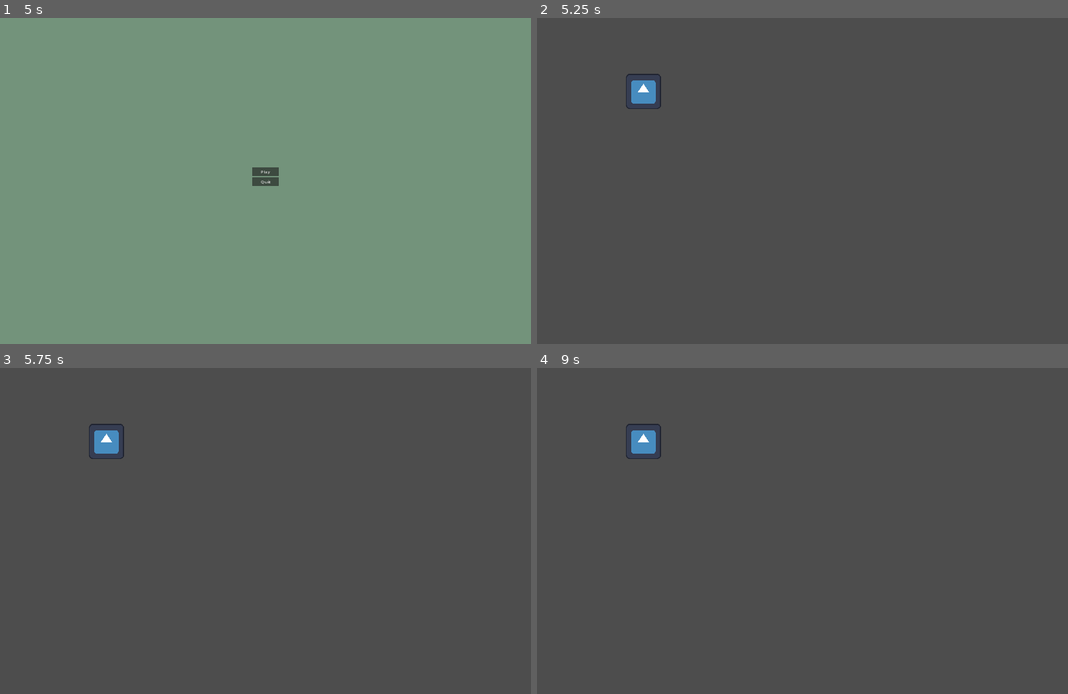
Above: before the commit, frames 1-4 (two rows, left to right).
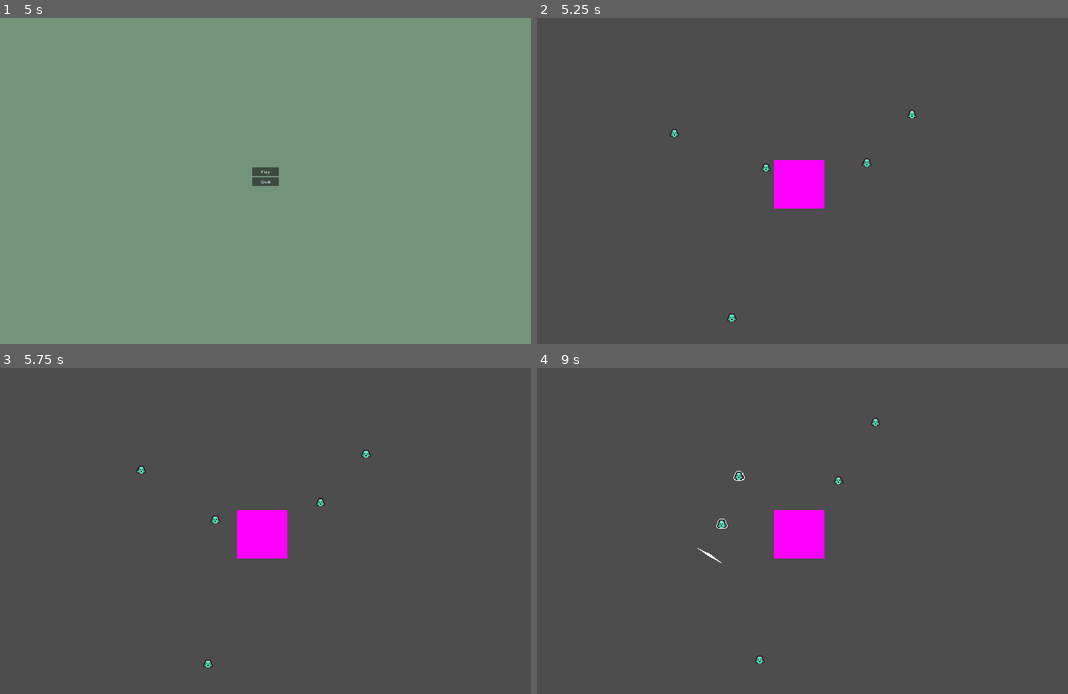
Above: after the commit, the same moments.

Repository: RiddimCrunch/TinyCreature-LudumDare56-
Game: Godot game, scene res://Scenes/World.tscn
Same seed, same stepped clock (60 frames per second), same inputs: the game is played once before the commit and once after it. The engine's default icon, where the game draws it, is replaced by a stand-in: a white triangle on a blue panel in a dark square.
Inputs (mouse positions are in pixels of both pictures, inside the frame that each line leads up to):
- Up to frame 1 (5 s): move the mouse to (382, 164) at 0.52 s; hold Right (ui_right) 0.53-1.25 s; click (382, 164) at 0.67 s; tap Space (Jump) at 0.77, 3.77 s; drag from (159, 197) to (313, 194) at 1.27 s; move the mouse to (318, 109) at 2.02 s; hold Right (ui_right) 2.03-2.75 s; drag from (238, 246) to (169, 324) at 2.77 s; move the mouse to (424, 229) at 3.52 s; hold Left (ui_left) 3.53-4.25 s; tap Escape (Escape) at 4.15 s; click "Main menu" at 4.25 s
- Up to frame 2 (5.25 s): click "Play" at 5 s
- Up to frame 3 (5.75 s): no input
- Up to frame 4 (9 s): drag from (643, 482) to (722, 449) at 5.77 s; move the mouse to (829, 531) at 6.52 s; hold Down (ui_down) 6.53-7.25 s; click (829, 531) at 6.67 s; drag from (722, 449) to (696, 547) at 7.27 s; move the mouse to (919, 514) at 8.02 s; hold Up (ui_up) 8.03-8.75 s; tap Space (Jump) at 8.27 s; drag from (696, 547) to (775, 596) at 8.77 s

Frame 1 is identical in both runs. In frame 2, 2.0% of the frame differs, in the area x 16-72%, y 17-94%; in frame 3, 2.0%; in frame 4, 2.1%, in the area x 16-65%, y 15-91%.

Commit message:
game over screen

Diff:
--- /dev/null
+++ b/ludumdare/Scenes/Menu/GameOverMenu.tscn
@@ -0,0 +1,54 @@
+[gd_scene load_steps=2 format=3 uid="uid://dxjsbbyao2j0o"]
+
+[ext_resource type="Script" path="res://Scripts/game_over.gd" id="1_2jja3"]
+
+[node name="GameOverMenu" type="Control"]
+layout_mode = 3
+anchors_preset = 15
+anchor_right = 1.0
+anchor_bottom = 1.0
+grow_horizontal = 2
+grow_vertical = 2
+script = ExtResource("1_2jja3")
+
+[node name="Background" type="ColorRect" parent="."]
+layout_mode = 1
+anchors_preset = 15
+anchor_right = 1.0
+anchor_bottom = 1.0
+grow_horizontal = 2
+grow_vertical = 2
+color = Color(0, 0, 0, 0.223529)
+
+[node name="VBoxContainer" type="VBoxContainer" parent="."]
+layout_mode = 1
+anchors_preset = 8
+anchor_left = 0.5
+anchor_top = 0.5
+anchor_right = 0.5
+anchor_bottom = 0.5
+offset_left = -48.0
+offset_top = -50.5
+offset_right = 48.0
+offset_bottom = 50.5
+grow_horizontal = 2
+grow_vertical = 2
+
+[node name="Restart" type="Button" parent="VBoxContainer"]
+layout_mode = 2
+text = "Restart"
+
+[node name="MainScreen" type="Button" parent="VBoxContainer"]
+layout_mode = 2
+text = "Main menu"
+
+[node name="RichTextLabel" type="RichTextLabel" parent="."]
+layout_mode = 0
+offset_left = 913.0
+offset_top = 513.0
+offset_right = 1006.0
+offset_bottom = 538.0
+text = "GAME OVER"
+
+[connection signal="pressed" from="VBoxContainer/Restart" to="." method="_on_restart_pressed"]
+[connection signal="pressed" from="VBoxContainer/MainScreen" to="." method="_on_main_screen_pressed"]
--- /dev/null
+++ b/ludumdare/Scripts/game_over.gd
@@ -0,0 +1,10 @@
+extends Control
+
+func _on_game_over() -> void:
+	visible = true
+
+func _on_restart_pressed() -> void:
+	get_tree().reload_current_scene()
+
+func _on_main_screen_pressed() -> void:
+	get_tree().change_scene_to_file("res://Scenes/Menu/MainMenu.tscn")
--- a/ludumdare/Scripts/mainMenu.gd
+++ b/ludumdare/Scripts/mainMenu.gd
@@ -1,7 +1,7 @@
 extends Control
 
 func _on_play_pressed() -> void:
-	get_tree().change_scene_to_packed(preload("res://Scenes/Map.tscn"))
+	get_tree().change_scene_to_packed(preload("res://Scenes/World.tscn"))
 
 func _on_quit_pressed() -> void:
 	get_tree().quit()
--- a/ludumdare/Scripts/wave_manager.gd
+++ b/ludumdare/Scripts/wave_manager.gd
@@ -24,9 +24,8 @@
 	setSpawnerPosition()
 	pauseMenu.hide()
 
-
-func _input(_event):
-	if Input.get_action_strength("Escape"):
+func _input(event: InputEvent) -> void:
+	if event.is_action_pressed("Escape"):
 		if hideOpenMenu() == true:
 			pauseMenu.hide()
 		else:
